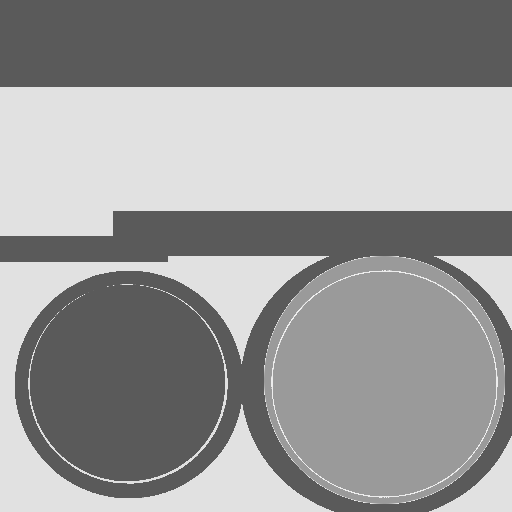
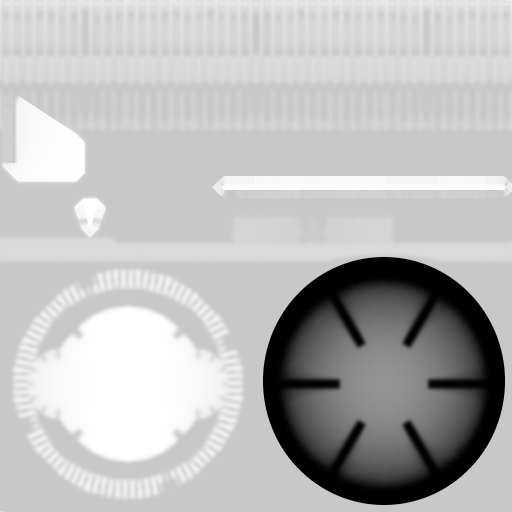
The second 512×512 image is a revision of the first. Changes to its layers:
hid "Warstwa #1" over [0, 0, 512, 512]
showed "Warstwa", painted on it over [0, 0, 512, 512]
